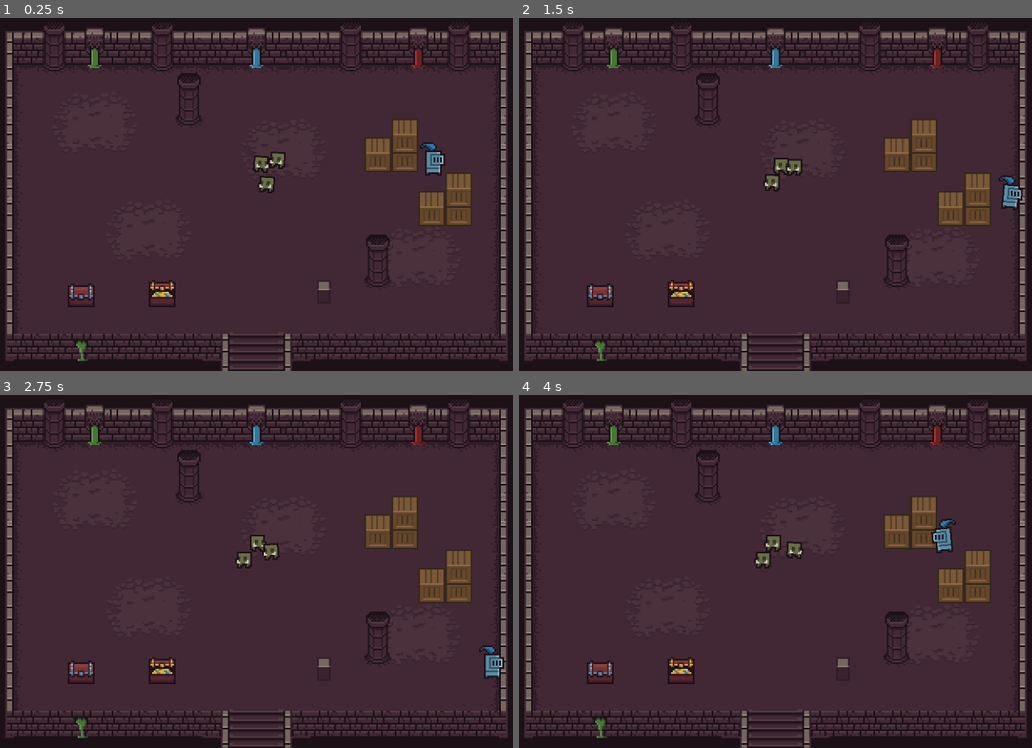
Above: before the commit, frames 1-4 (two rows, left to right).
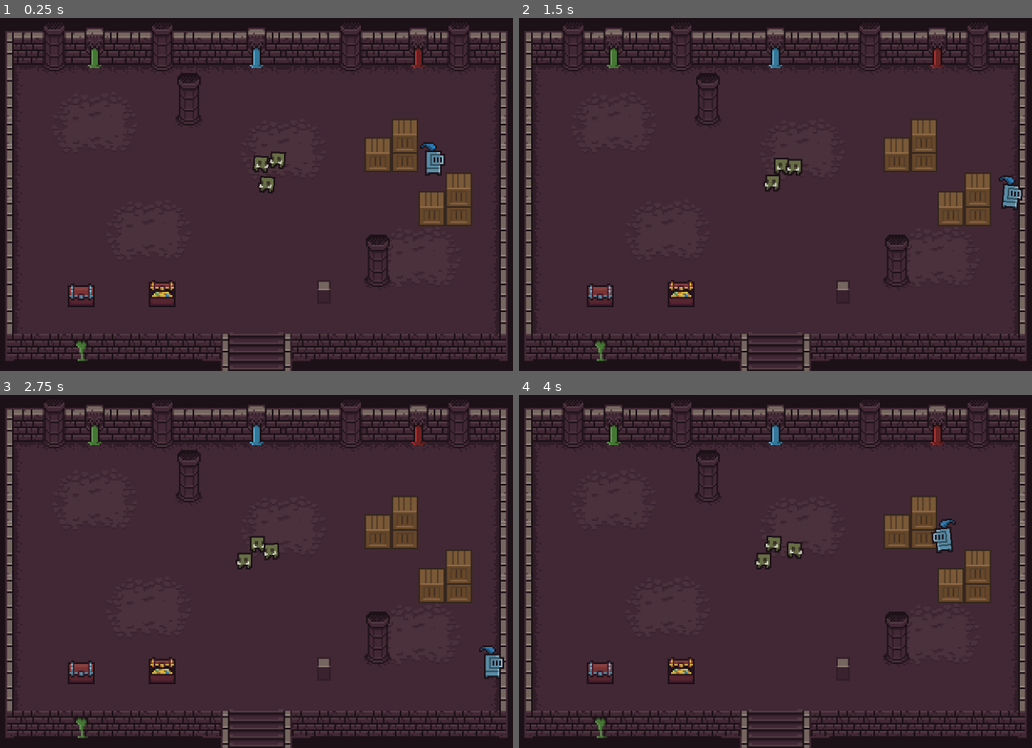
Above: after the commit, the same moments.

Repository: jovialen/dungeon-game
Game: Godot game, scene res://Scenes/Main.tscn
Two runs of this game, one before a commit and one after it. Both use one fixed random seed, a clock stepped at 60 frames per second and the inputs below.
Inputs:
- Up to frame 1 (0.25 s): no input
- Up to frame 2 (1.5 s): hold D (move_right) 0.53-1.28 s; hold S (move_down) from 1.28 s (still down)
- Up to frame 3 (2.75 s): release S (move_down) at 2.03 s; hold D (move_right) from 2.03 s (still down)
- Up to frame 4 (4 s): release D (move_right) at 2.78 s; hold W (move_up) 2.78-3.53 s; hold A (move_left) from 3.53 s (still down)

The runs differ from the first frame. In frame 1, less than 0.1% of the frame differs, in the area x 49-56%, y 37-50%; in frame 2, less than 0.1%; in frame 3, 0.1%; in frame 4, 0.1%, in the area x 45-56%, y 39-50%.

Commit message:
feat: add knock-back to goblins after dealing damage

Diff:
--- a/Scenes/Characters/Goblin.tscn
+++ b/Scenes/Characters/Goblin.tscn
@@ -1,6 +1,7 @@
-[gd_scene load_steps=20 format=3 uid="uid://c2k73q18jbnub"]
+[gd_scene load_steps=22 format=3 uid="uid://c2k73q18jbnub"]
 
 [ext_resource type="Texture2D" uid="uid://ee51e476jqbq" path="res://Assets/0x72_16x16DungeonTileset.v5/items/monster_goblin.png" id="1_lsish"]
+[ext_resource type="Script" path="res://Scripts/State Machine/Goblin/Goblin.gd" id="1_xqy8d"]
 [ext_resource type="Script" path="res://Scripts/Characters/FlipWithMovementDirection.gd" id="2_00mbp"]
 [ext_resource type="Script" path="res://Scripts/Characters/Health.gd" id="2_funha"]
 [ext_resource type="Script" path="res://Scripts/State Machine/State Machine.gd" id="3_tcb2r"]
@@ -8,6 +9,7 @@
 [ext_resource type="Script" path="res://Scripts/State Machine/Goblin/Wander State.gd" id="5_hixio"]
 [ext_resource type="Script" path="res://Scripts/State Machine/Goblin/Chase State.gd" id="6_cap34"]
 [ext_resource type="Script" path="res://Scripts/Weapons/DamageArea2D.gd" id="8_r7jfe"]
+[ext_resource type="Script" path="res://Scripts/State Machine/Shared/Stunned State.gd" id="9_xewss"]
 
 [sub_resource type="RectangleShape2D" id="RectangleShape2D_pi5t8"]
 size = Vector2(9, 10)
@@ -68,6 +70,7 @@
 y_sort_enabled = true
 collision_layer = 2
 collision_mask = 3
+script = ExtResource("1_xqy8d")
 
 [node name="CollisionShape2D" type="CollisionShape2D" parent="."]
 position = Vector2(-0.5, -5)
@@ -116,6 +119,12 @@
 parent = NodePath("../..")
 chase_speed = 20.0
 
+[node name="Stunned" type="Node" parent="State Machine" node_paths=PackedStringArray("next_state", "parent")]
+script = ExtResource("9_xewss")
+duration = 2.0
+next_state = NodePath("../Chase")
+parent = NodePath("../..")
+
 [node name="DamageArea2D" type="Area2D" parent="."]
 collision_layer = 4
 collision_mask = 4
--- a/Scripts/Characters/Player.gd
+++ b/Scripts/Characters/Player.gd
@@ -33,4 +33,5 @@
 
 
 func heal(points):
+	print("player healed ", points, " points")
 	health.heal(points)
--- a/Scripts/State Machine/Goblin/Chase State.gd
+++ b/Scripts/State Machine/Goblin/Chase State.gd
@@ -27,7 +27,6 @@
 		return
 
 	parent.velocity = direction * chase_speed
-	parent.move_and_slide()
 
 
 func wander():
--- /dev/null
+++ b/Scripts/State Machine/Goblin/Goblin.gd
@@ -0,0 +1,29 @@
+extends CharacterBody2D
+
+
+@export var knockback_speed := 1.0
+
+@onready var state_machine = $"State Machine"
+@onready var damage_area_2d = $DamageArea2D
+
+
+func _ready():
+	damage_area_2d.connect("damage_done", damage_done)
+	state_machine.connect("state_changed", state_changed)
+
+
+func _physics_process(delta):
+	move_and_slide()
+
+
+func state_changed(from, to):
+	var is_stunned = to == "stunned"
+	set_collision_mask_value(2, !is_stunned)
+	set_collision_layer_value(2, !is_stunned)
+	damage_area_2d.monitoring = !is_stunned
+
+
+func damage_done(damage):
+	state_machine.change_state("stunned")
+	var vector = damage["to"].position - damage["by"].position
+	velocity = -vector * knockback_speed
--- a/Scripts/State Machine/Goblin/Wander State.gd
+++ b/Scripts/State Machine/Goblin/Wander State.gd
@@ -29,7 +29,6 @@
 func physics_update(delta):
 	if parent:
 		parent.velocity = wander_dir * wander_speed
-		parent.move_and_slide()
 
 
 func consider_exit():
--- /dev/null
+++ b/Scripts/State Machine/Shared/Stunned State.gd
@@ -0,0 +1,22 @@
+extends State
+class_name StunnedState
+
+@export var duration := 1.0
+@export var next_state: State
+@export var parent: CharacterBody2D
+@export var stop_velocity := true
+@export var breaking_power := 10.0
+
+var time := 0.0
+
+
+func update(delta):
+	time += delta
+	if time >= duration:
+		emit_signal("change_state", next_state.name)
+
+
+func physics_update(delta):
+	if parent and stop_velocity:
+		parent.velocity.x = lerp(parent.velocity.x, 0.0, delta * breaking_power)
+		parent.velocity.y = lerp(parent.velocity.y, 0.0, delta * breaking_power)
--- a/Scripts/Weapons/DamageArea2D.gd
+++ b/Scripts/Weapons/DamageArea2D.gd
@@ -15,6 +15,7 @@
 func _body_entered(body: Node2D):
 	body.hurt(damage)
 	emit_signal("damage_done", {
-		"body": body,
+		"by": self,
+		"to": body,
 		"damage": damage
 	})
